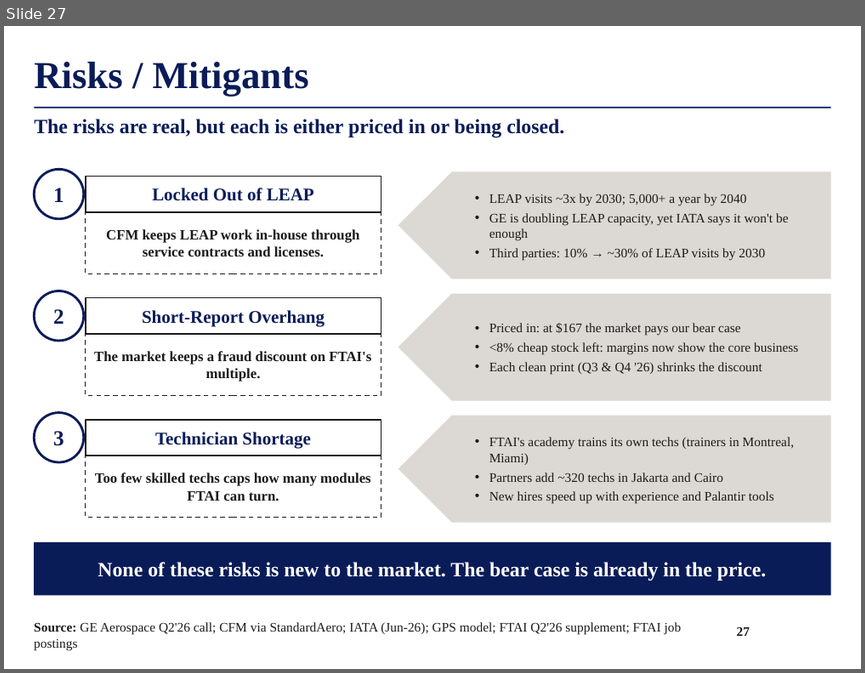
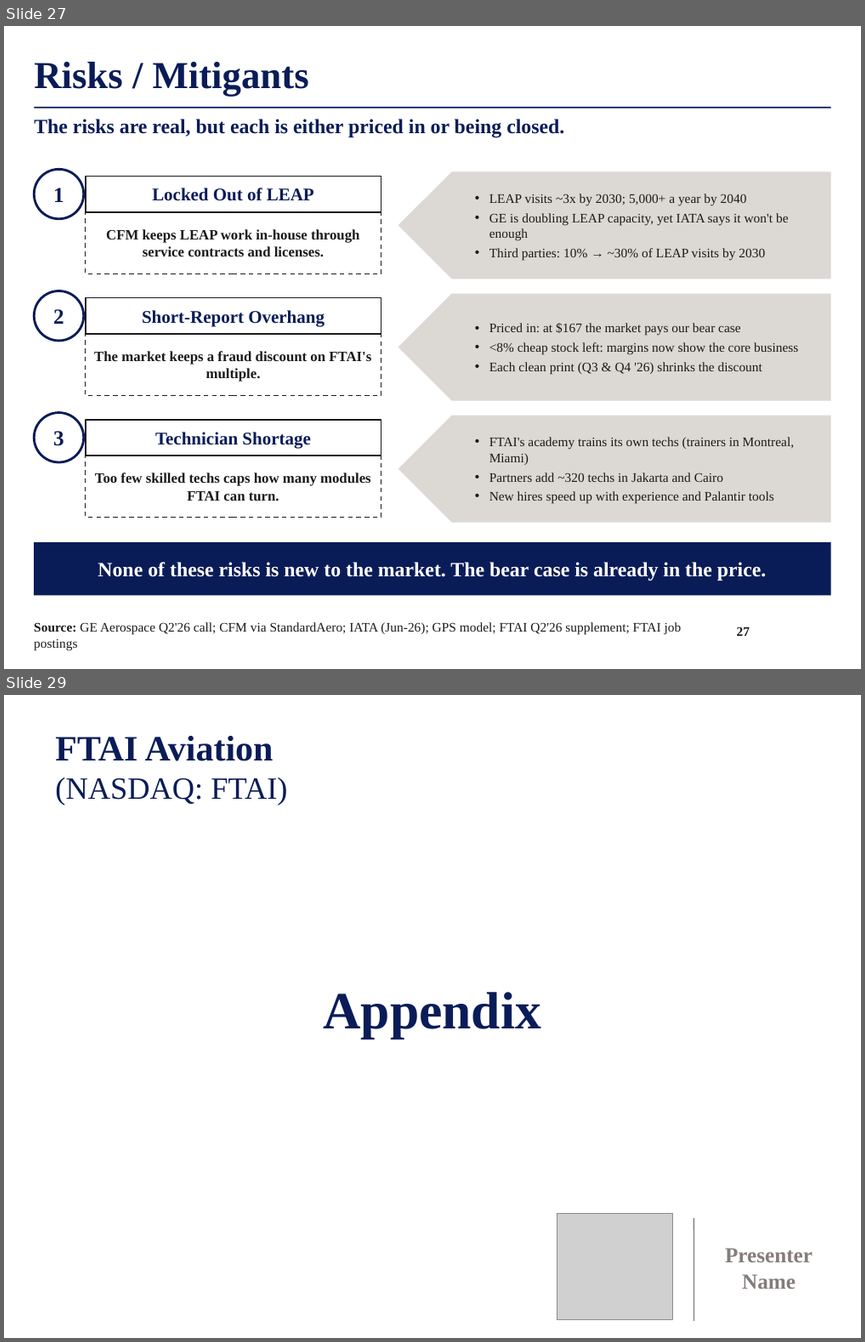
Before and after one commit to maxlsmls-dot/SPOT, a slide deck: deck/FTAI_Long_Pitch.pptx. Shown one above the other, each under a label of ours: slide 27 before the commit, slides 27 and 29 after it; the slides between them are not shown. The pictures are 865x673 and 865x1342 pixels, drawn with LibreOffice and Linux fonts; fonts in the diff are those of the drawing; grey boxes stand for pictures; background and template pictures are left out. Boxes give left, top, right and bottom in pixels: in the first picture for what was removed or moved away, otherwise in the second. Text is boxed around its words. In the diff, an @@ line names an element or a change of style, - is before the commit and + after.

```diff
--- a/deck/FTAI_Long_Pitch.pptx
+++ b/deck/FTAI_Long_Pitch.pptx
@@ slide 29 added at (4,695,861,1338), background #FFFFFF @@
@@ text added at (55,736,287,805), 26 pt, text #0A1C58 @@
+FTAI Aviation
+(NASDAQ: FTAI)
@@ text added at (323,992,541,1038), 44 pt, text #0A1C58, bold @@
+Appendix
@@ picture added at (556,1213,672,1320) @@
@@ line added from (693, 1218) to (693, 1321), #847C7A 1 pt @@
@@ text added at (725,1247,812,1288), 18 pt, text #847C7A, bold @@
+Presenter
+Name
```
Also in this commit, not shown: 9 other slides added, 12 other files.
